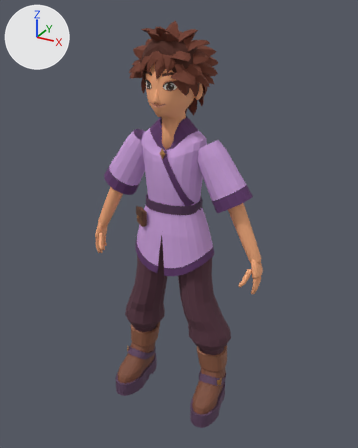
The glTF model Assets/Characters/Animated/v11/brother-animations-v11.glb: old version first, new version second.
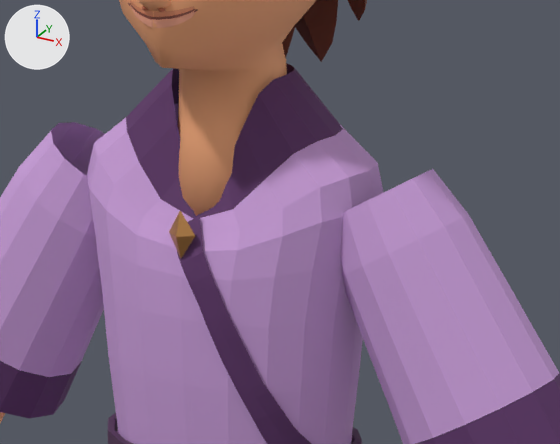
There are two pictures of each version: one whole from a 50 mm lens placed at (1.014, -1.804, 1.849), pointed at (0.008, 0.026, 0.934), one close up on the part from 34% to 69% of the width and 23% to 45% of the height. Every picture has the same lights, and +X, +Y and +Z are marked at upper left. The older version's two pictures come first. Vertices at exactly the same position are counted once.

Before the edit, the objects in view are built like this:
```python
ob_brother_hm_mesh_v1 = bpy.data.objects.new('Brother_HM_Mesh_v1', me_brother_hm_mesh_v1)
ob_brother_hm_mesh_v1.location = (0.0, 0.0, 0.0)
```
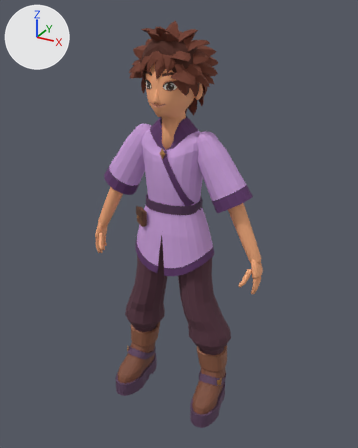
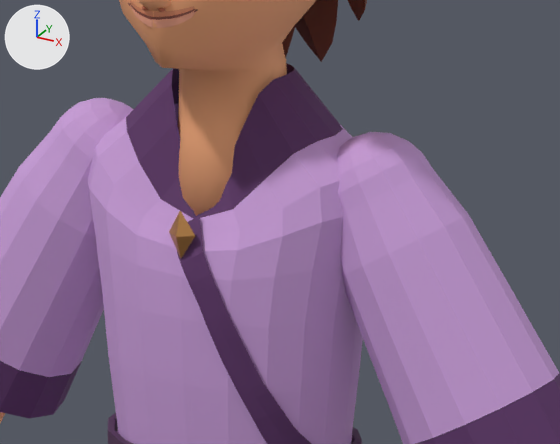
Where the change shows, as pixel boxes [x1, y1, x2, y2] in the close-ups (560 x 444 px):
part 1 of me_brother_hm_mesh_v1, added (purple): after [51, 98, 433, 212]

The change in detail:
me_brother_hm_mesh_v1 is used by ob_brother_hm_mesh_v1; location (0.0, 0.0, 0.0).
me_brother_hm_mesh_v1 had 6199 vertices, 11064 faces and spanned x -0.43..0.43, y -0.19..0.2, z 0.0..1.8.
me_brother_hm_mesh_v1 now has 6313 vertices, 11316 faces and spans x -0.43..0.43, y -0.19..0.2, z 0.0..1.8.
Part 1, on me_brother_hm_mesh_v1:
114 vertices are added at x -0.19..0.19, y -0.04..0.05, z 1.32..1.38.
252 new faces join them, mat_hm_brother_tunic (purple #cb9fdb).
